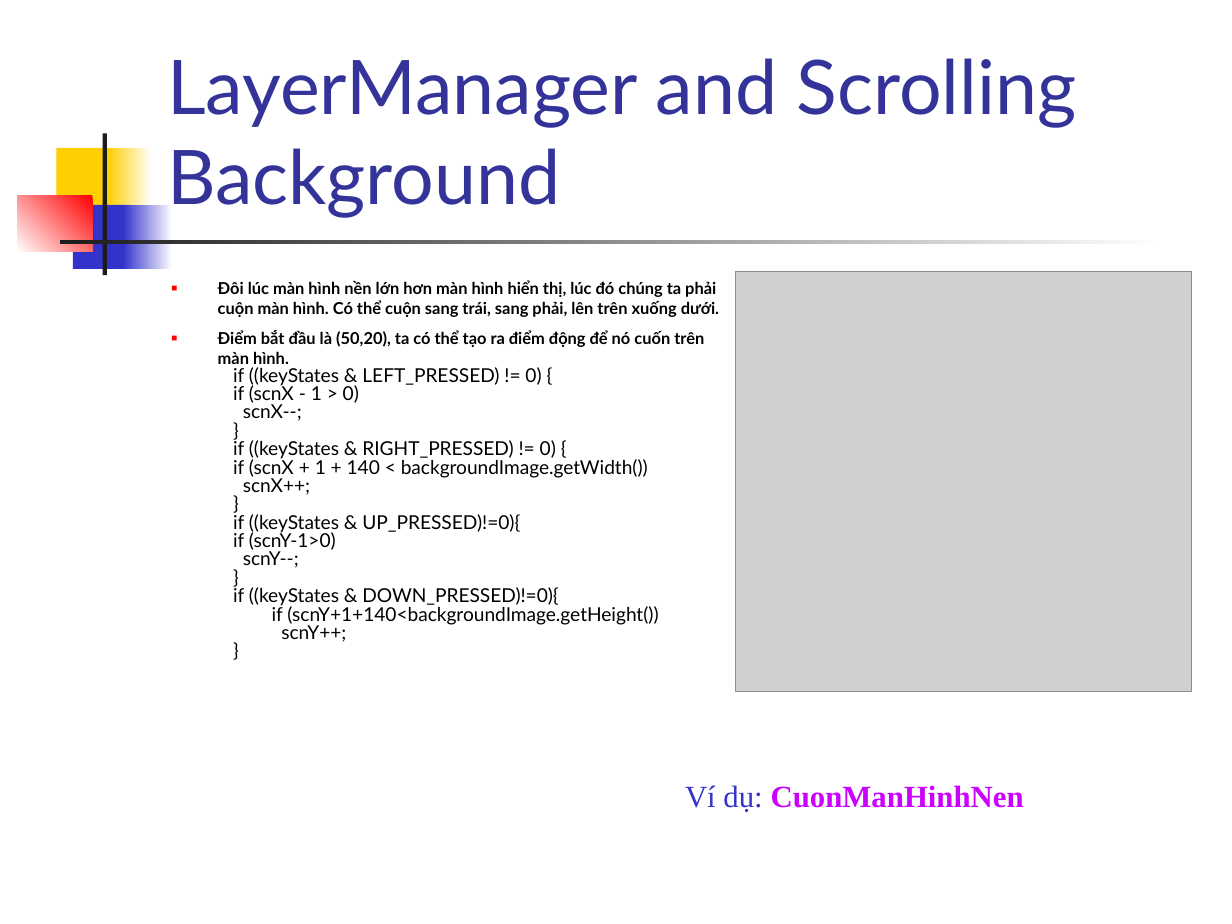
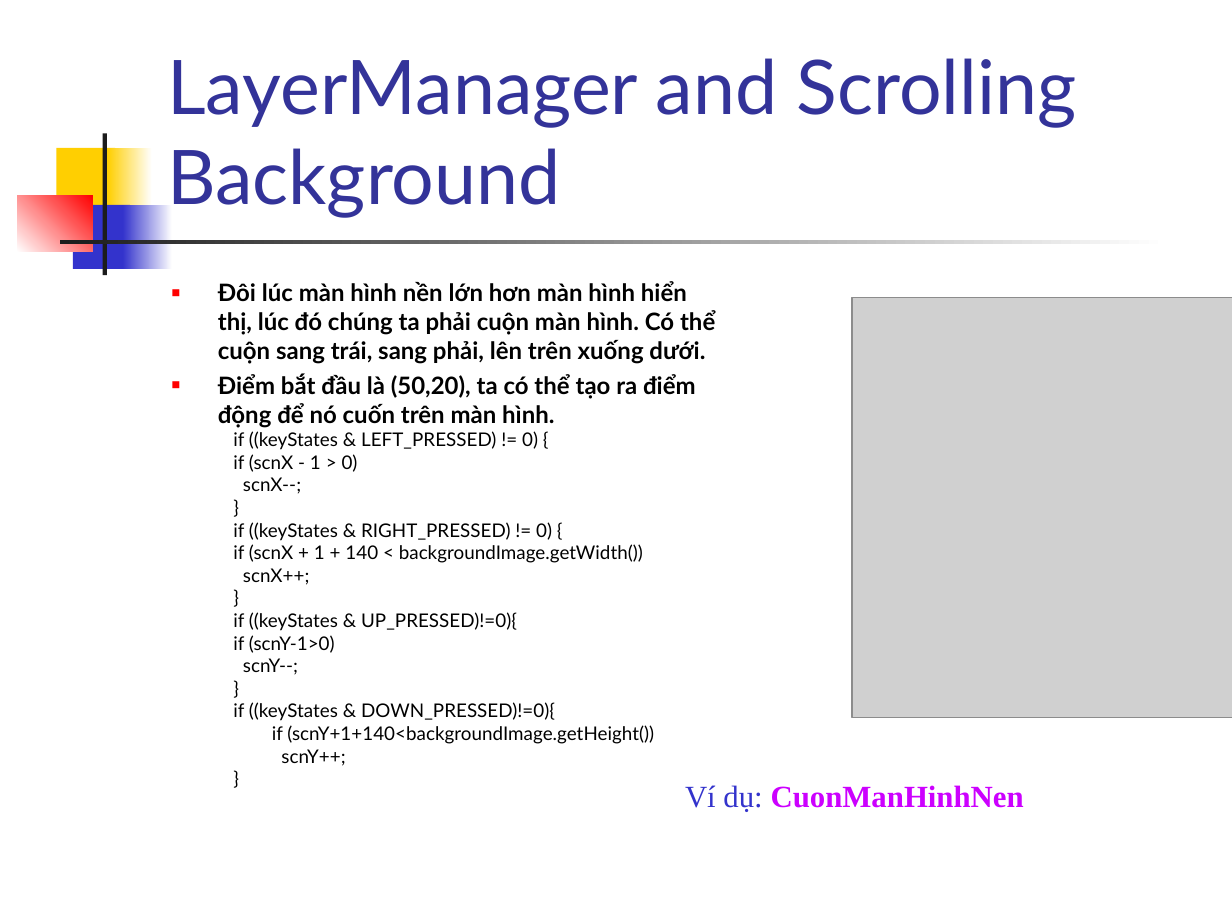
Before and after one commit to phamtuanchip/labs, a slide deck: slide 6 of M1304M-C1304M/j2me/slides/Session14.ppt. Drawn at 1232x924 pixels with LibreOffice and Linux fonts; fonts in the diff are those of the drawing; grey boxes stand for pictures. Boxes give left, top, right and bottom in pixels: in the first picture for what was removed or moved away, otherwise in the second. Text is boxed around its words. In the diff, an @@ line names an element or a change of style, - is before the commit and + after.

```diff
--- a/M1304M-C1304M/j2me/slides/Session14.ppt
+++ b/M1304M-C1304M/j2me/slides/Session14.ppt
@@ text "Đôi lúc màn hình nền ..." at <box>218,281,715,766</box>: size 9.6 to 14 pt in "Đôi lúc màn hình nền lớn hơn ...", "Điểm bắt đầu là (50,20), ta có ..."; size 11.2 to 11 pt in "if ((keyStates & LEFT_PRESSED) != 0) {", "if (scnX - 1 > 0)", "scnX--;", "}" and 12 more places; less space between paragraphs; line spacing 0.8 to 1 @@
@@ picture: place and size @@
-picture at <box>736,272,1191,692</box>
+picture at <box>853,298,1232,718</box>
```
Also in this commit, not shown: 22 other slides changed, 27 other files.
